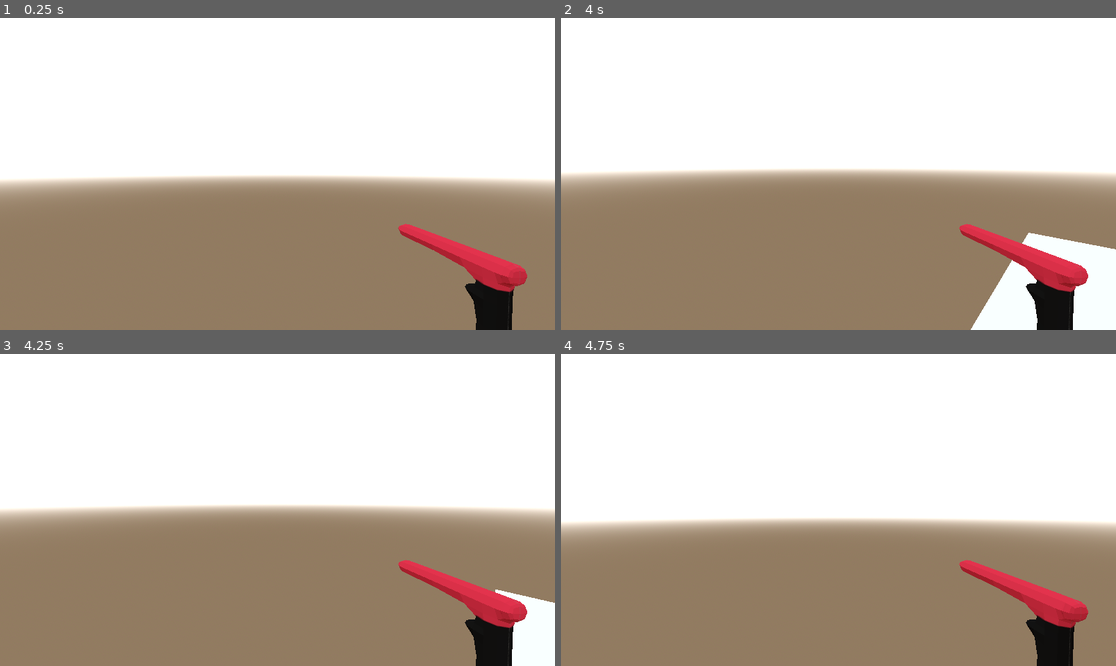
Above: before the commit, frames 1-4 (two rows, left to right).
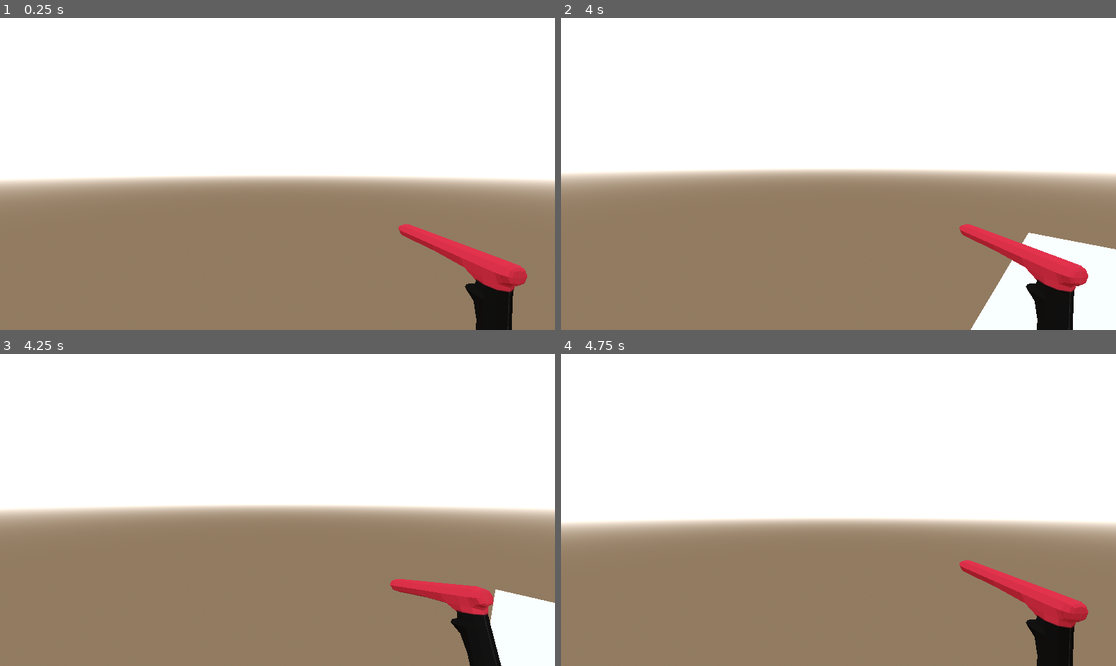
Above: after the commit, the same moments.

Repository: jamesrayment/jamesrayment2024-digital-internal
Game: Godot game, scene res://node_3d.tscn
The game is run twice, just before and just after one commit, with the same random seed, the same clock (stepped at 60 frames per second) and the same inputs.
Inputs (mouse positions are in pixels of both pictures, inside the frame that each line leads up to):
- Up to frame 1 (0.25 s): no input
- Up to frame 2 (4 s): tap Enter (ui_accept) at 0.5, 0.77, 1.25, 1.52, 3.02, 3.77 s; move the mouse to (960, 158) at 0.52 s; hold Right (ui_right) 0.53-1.28 s; hold C (Crouch) 0.53-1.28 s; move the mouse to (810, 174) at 1.27 s; hold Up (ui_up) from 1.28 s (still down); tap Shift (Shift) at 1.35, 3.6 s; move the mouse to (849, 167) at 2.02 s; press the mouse at (849, 167) at 2.03 s; move the mouse to (832, 180) at 2.77 s; release the mouse at (832, 180) at 2.78 s; tap C (Crouch) at 2.85 s; move the mouse to (877, 177) at 3.52 s
- Up to frame 3 (4.25 s): keep holding Up (ui_up); tap R (Reload, bound only after the commit) at 4.15 s
- Up to frame 4 (4.75 s): keep holding Up (ui_up); move the mouse to (794, 506) at 4.27 s; click (794, 506) at 4.35 s; tap Enter (ui_accept) at 4.52 s

Frames 1-2 are identical in both runs. In frame 3, 2.5% of the frame differs, in the area x 70-95%, y 65-100%; in frame 4, nothing differs.

Commit message:
Added Reload Animation
Created a reload animation into my game.

Diff:
--- a/Gdottesting/gun.gd
+++ b/Gdottesting/gun.gd
@@ -16,6 +16,9 @@
 	if event.is_action_pressed("Shoot"):
 		_shoot()
 
+	if event.is_action_pressed("Reload"):
+		_reload()
+
 
 func dealdamage():
 	if aimcast.is_colliding():
@@ -25,7 +28,8 @@
 				print("hit enemy")
 				target.health -= damage
 
-
+func reload():
+	pass
 
 # Called every frame. 'delta' is the elapsed time since the previous frame.
 func _process(delta):
@@ -34,3 +38,6 @@
 
 func _shoot():
 	ANIMATIONPLAYER.play("Shoot")
+
+func _reload():
+	ANIMATIONPLAYER.play("Reload")
--- a/Gdottesting/node_3d.tscn
+++ b/Gdottesting/node_3d.tscn
@@ -138,9 +138,26 @@
 "values": [Vector3(0, 0.10844, 0), Vector3(0, -0.388046, 0)]
 }
 
+[sub_resource type="Animation" id="Animation_pv6u8"]
+resource_name = "Reload"
+length = 0.7
+tracks/0/type = "value"
+tracks/0/imported = false
+tracks/0/enabled = true
+tracks/0/path = NodePath("CollisionShape3D/Neck/guntextured:rotation")
+tracks/0/interp = 1
+tracks/0/loop_wrap = true
+tracks/0/keys = {
+"times": PackedFloat32Array(0, 0.1, 0.2, 0.3, 0.4, 0.5, 0.6, 0.7),
+"transitions": PackedFloat32Array(1, 1, 1, 1, 1, 1, 1, 1),
+"update": 0,
+"values": [Vector3(0.00283593, -3.06543, 0.00967595), Vector3(0.436332, -3.0648, 0.010472), Vector3(1.5708, -3.0648, 0.010472), Vector3(3.14159, -3.0648, 0.010472), Vector3(5.23599, -3.0648, 0.010472), Vector3(5.75959, -3.0648, 0.010472), Vector3(6.02139, -3.0648, 0.010472), Vector3(6.28319, -3.0648, 0.010472)]
+}
+
 [sub_resource type="AnimationLibrary" id="AnimationLibrary_2ug4j"]
 _data = {
 "RESET": SubResource("Animation_1iv58"),
+"Reload": SubResource("Animation_pv6u8"),
 "Shoot": SubResource("Animation_a422s"),
 "crouch": SubResource("Animation_lxcpf")
 }
--- a/Gdottesting/project.godot
+++ b/Gdottesting/project.godot
@@ -73,3 +73,8 @@
 "events": [Object(InputEventKey,"resource_local_to_scene":false,"resource_name":"","device":-1,"window_id":0,"alt_press …(182 unchanged characters)…
 ]
 }
+Reload={
+"deadzone": 0.5,
+"events": [Object(InputEventKey,"resource_local_to_scene":false,"resource_name":"","device":-1,"window_id":0,"alt_pressed":false,"shift_pressed":false,"ctrl_pressed":false,"meta_pressed":false,"pressed":false,"keycode":0,"physical_keycode":82,"key_label":0,"unicode":114,"echo":false,"script":null)
+]
+}
Not shown: 1 places in Gdottesting/node_3d.tscn that only renumber resources
